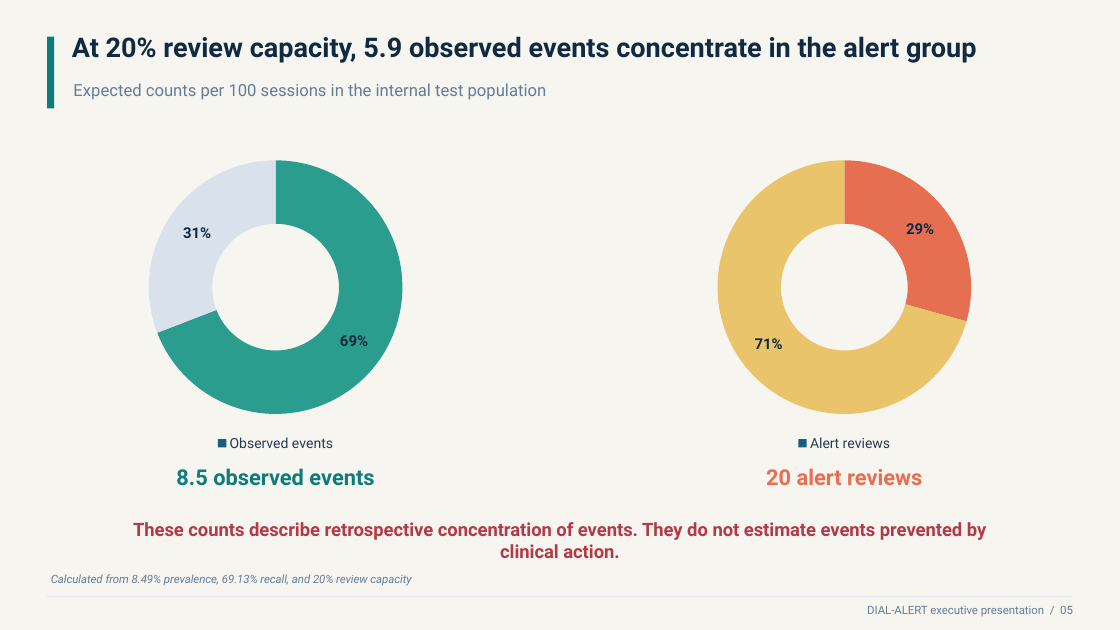
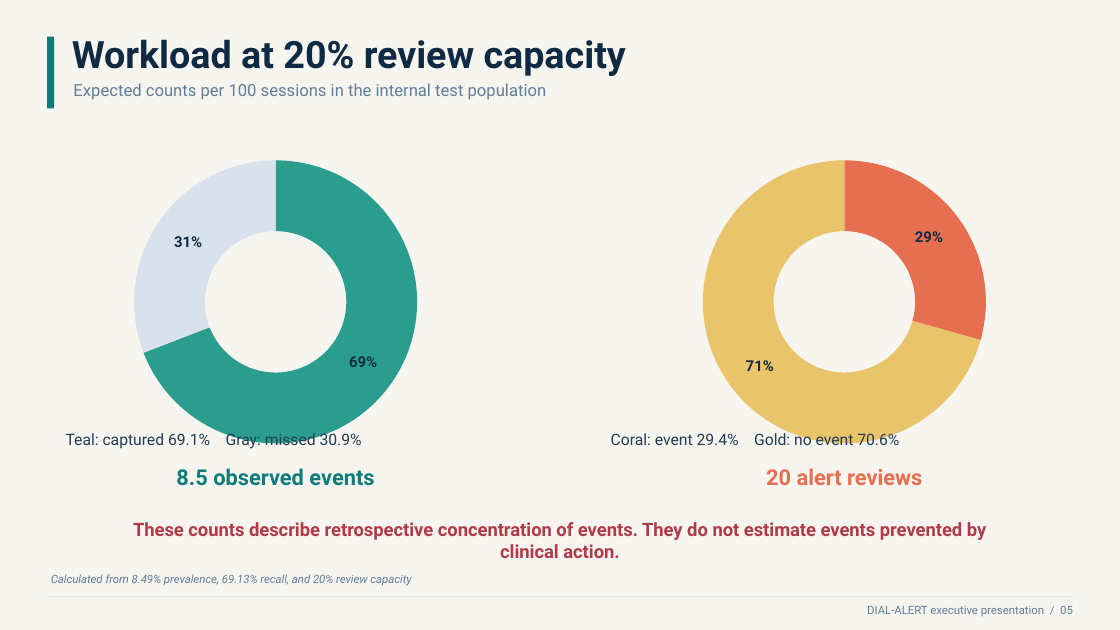
Before and after one commit to guillanofg/DIAL-ALERT, a slide deck: slide 5 of reports/Franklin_Guillano_DIAL_ALERT_Business_Presentation.pptx. Drawn at 1120x630 pixels with LibreOffice and Linux fonts; fonts in the diff are those of the drawing. Boxes give left, top, right and bottom in pixels: in the first picture for what was removed or moved away, otherwise in the second. Text is boxed around its words. In the diff, an @@ line names an element or a change of style, - is before the commit and + after.

```diff
--- a/reports/Franklin_Guillano_DIAL_ALERT_Business_Presentation.pptx
+++ b/reports/Franklin_Guillano_DIAL_ALERT_Business_Presentation.pptx
@@ text at box(72, 39, 626, 76): text changed; size 23.2 to 32.2 pt @@
-At 20% review capacity, 5.9 observed events concentrate in the alert group
+Workload at 20% review capacity
@@ doughnut chart at box(57, 149, 495, 455) @@
-categories: Captured in alert group, Outside alert group
+categories: 1, 2
@@ legend changed @@
@@ doughnut chart at box(626, 149, 1064, 455) @@
-categories: Observed event, No observed event
+categories: 1, 2
@@ legend changed @@
@@ text added at box(66, 431, 362, 450), 13.5 pt, text #243B53 @@
+Teal: captured 69.1% Gray: missed 30.9%
@@ text added at box(611, 431, 899, 450), 13.5 pt, text #243B53 @@
+Coral: event 29.4% Gold: no event 70.6%
```
Also in this commit, not shown: 6 other slides changed, 1 slide added, 1 slide removed, 28 other files.
